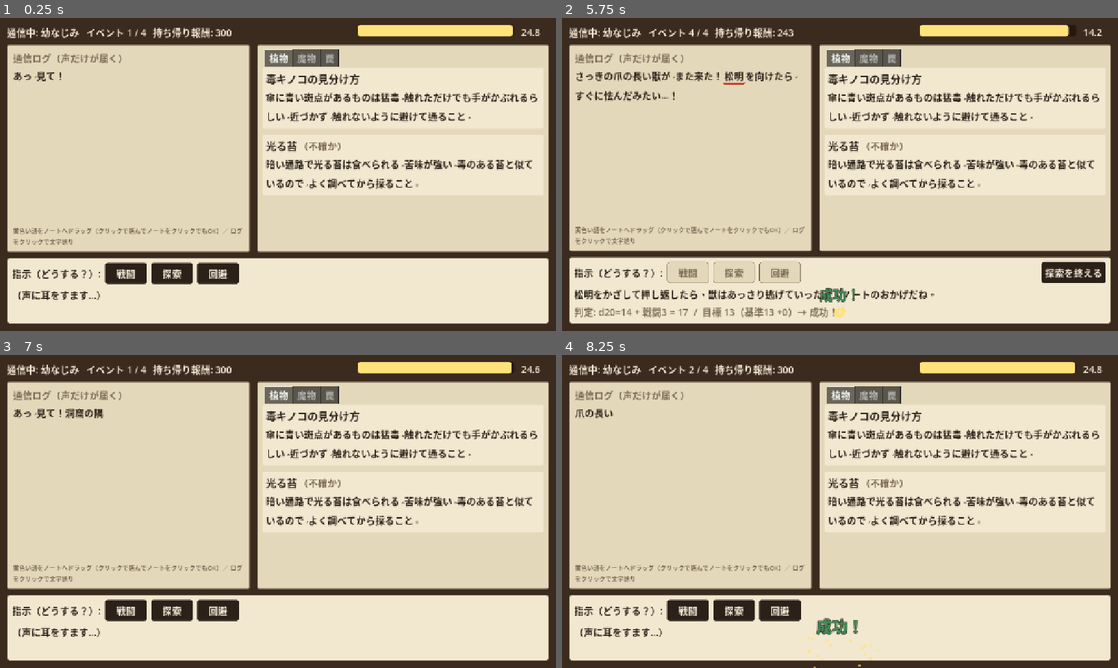
Above: before the commit, frames 1-4 (two rows, left to right).
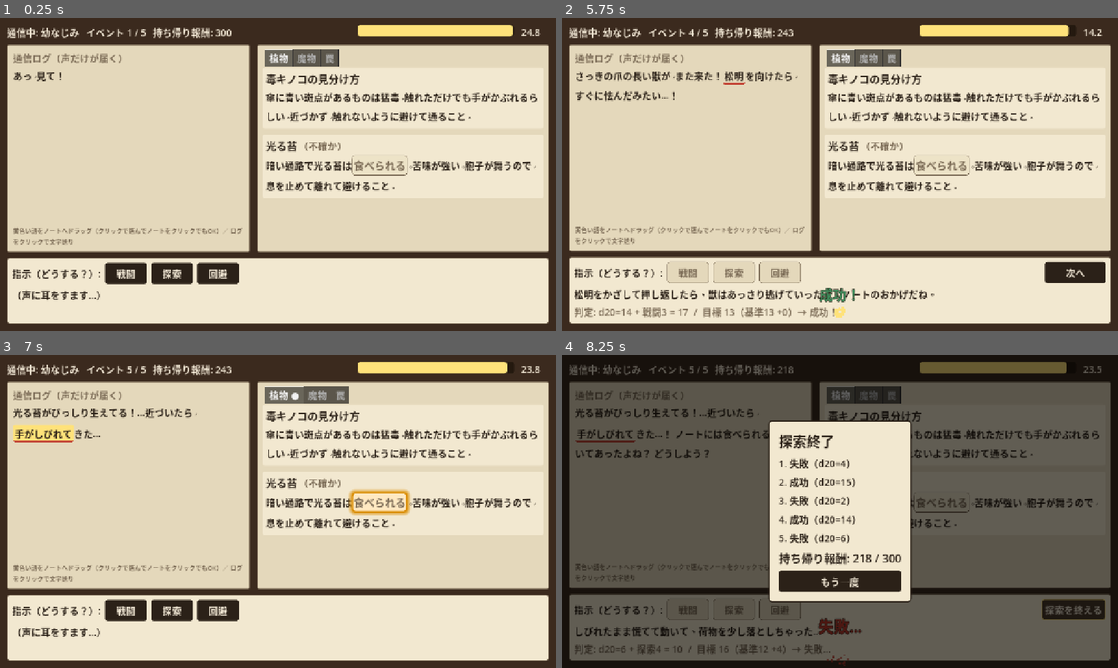
Above: after the commit, the same moments.

Repository: syamisenn99-lab/Game
Game: Godot game, scene res://scenes/matching_screen.tscn
Two runs of this game, one before a commit and one after it. Both use one fixed random seed, a clock stepped at 60 frames per second and the inputs below.
Inputs (mouse positions are in pixels of both pictures, inside the frame that each line leads up to):
- Up to frame 1 (0.25 s): no input
- Up to frame 2 (5.75 s): click "戦闘" at 0.5 s; click "次へ" at 1.25 s; click "探索" at 2 s; click "次へ" at 2.75 s; click "回避" at 3.5 s; click "次へ" at 4.25 s; click "戦闘" at 5 s
- Up to frame 3 (7 s): click "探索を終える" (after the commit: "次へ") at 5.75 s; click (278, 570) at 6.5 s, where only the run before the commit has a clickable "もう一度"
- Up to frame 4 (8.25 s): click "探索" at 7.25 s; click "次へ" (after the commit: "探索を終える") at 8 s

The runs differ from the first frame. In frame 1, 1.8% of the frame differs, in the area x 25-97%, y 3-56%; in frame 2, 2.0%; in frame 3, 3.7%; in frame 4, 90%, in the area x 0-100%, y 0-100%.

Commit message:
Add contradiction event: correct a wrong note entry from a report
Co-Authored-By: Claude Sonnet 5.5 <noreply@anthropic.com>
Claude-Session: https://claude.ai/code/session_01DXSyhC2LfiPCYbHqKMgMiF

Diff:
--- a/scripts/core/matching_state.gd
+++ b/scripts/core/matching_state.gd
@@ -17,6 +17,8 @@
 var filled_blanks: Dictionary = {}
 ## 穴 id -> それを持つノート項目 id
 var blank_owner: Dictionary = {}
+## 訂正箇所（ノートの記述が間違っているかもしれない場所）の id
+var fix_ids: Dictionary = {}
 var reward := Rules.INITIAL_REWARD
 var results: Array[Dictionary] = []
 
@@ -27,6 +29,8 @@
 	for entry in p_entries:
 		for blank_id in entry.blank_fills:
 			blank_owner[StringName(blank_id)] = entry.id
+		for fix_id in entry.fix_olds:
+			fix_ids[StringName(fix_id)] = true
 
 
 func has_next() -> bool:
@@ -58,6 +62,10 @@
 
 func is_blank(target_id: StringName) -> bool:
 	return blank_owner.has(target_id)
+
+
+func is_fix(target_id: StringName) -> bool:
+	return fix_ids.has(target_id)
 
 
 func is_blank_filled(blank_id: StringName) -> bool:
--- a/scripts/data/note_entry.gd
+++ b/scripts/data/note_entry.gd
@@ -1,32 +1,46 @@
 class_name NoteEntry
 extends Resource
-## ノートの1項目。本文中の "{blank:id}" が虫食いの穴になる。
+## ノートの1項目。本文中の記法で、書き換わる箇所を表す。
+##   "{blank:id}" … 虫食いの穴（最初は空欄）
+##   "{fix:id}"   … 間違っているかもしれない記述（最初は fix_olds の古い文が書いてあり、報告で訂正できる）
 
 @export var id: StringName
 @export var page: StringName
 @export var title: String
 @export_multiline var body: String
-## 穴 id -> 埋まったときに表示する語
+## 穴／訂正箇所の id -> 埋まった（訂正された）ときに表示する語
 @export var blank_fills: Dictionary = {}
+## 訂正箇所の id -> 最初に書いてある（間違っている）語
+@export var fix_olds: Dictionary = {}
 ## 0 = 不確か（又聞き）, 1 = 確定
 @export var reliability: int = 1
 
 
-## 本文を {text, blank} の断片列に分解する。blank が空でなければ穴。
+## 本文を {text, blank, fix} の断片列に分解する。blank / fix が空でなければ、そこが書き換わる箇所。
 func body_segments() -> Array[Dictionary]:
 	var out: Array[Dictionary] = []
 	var pos := 0
 	while pos < body.length():
-		var open := body.find("{blank:", pos)
+		var open_blank := body.find("{blank:", pos)
+		var open_fix := body.find("{fix:", pos)
+		var open := -1
+		var is_fix := false
+		if open_blank != -1 and (open_fix == -1 or open_blank < open_fix):
+			open = open_blank
+		elif open_fix != -1:
+			open = open_fix
+			is_fix = true
 		if open == -1:
-			out.append({"text": body.substr(pos), "blank": &""})
+			out.append({"text": body.substr(pos), "blank": &"", "fix": &""})
 			break
 		if open > pos:
-			out.append({"text": body.substr(pos, open - pos), "blank": &""})
+			out.append({"text": body.substr(pos, open - pos), "blank": &"", "fix": &""})
 		var close := body.find("}", open)
 		if close == -1:
-			out.append({"text": body.substr(open), "blank": &""})
+			out.append({"text": body.substr(open), "blank": &"", "fix": &""})
 			break
-		out.append({"text": "", "blank": StringName(body.substr(open + 7, close - open - 7))})
+		var prefix_len := 5 if is_fix else 7
+		var key := StringName(body.substr(open + prefix_len, close - open - prefix_len))
+		out.append({"text": "", "blank": &"" if is_fix else key, "fix": key if is_fix else &""})
 		pos = close + 1
 	return out
--- a/scripts/data/sample_data.gd
+++ b/scripts/data/sample_data.gd
@@ -14,8 +14,12 @@
 	var list: Array[NoteEntry] = []
 	list.append(_entry(&"mushroom_poison", &"plants", "毒キノコの見分け方",
 		"傘に青い斑点があるものは猛毒。触れただけでも手がかぶれるらしい。近づかず、触れないように避けて通ること。"))
-	list.append(_entry(&"glow_moss", &"plants", "光る苔",
-		"暗い通路で光る苔は食べられる。苦味が強い。毒のある苔と似ているので、よく調べてから採ること。", {}, 0))
+	# 又聞きの記述が間違っている例。報告と食い違ったとき、「食べられる」を訂正できる
+	var moss := _entry(&"glow_moss", &"plants", "光る苔",
+		"暗い通路で光る苔は{fix:moss_edible}。苦味が強い。胞子が舞うので、息を止めて離れて避けること。",
+		{&"moss_edible": "毒でしびれる"}, 0)
+	moss.fix_olds = {&"moss_edible": "食べられる"}
+	list.append(moss)
 	list.append(_entry(&"beast_claw", &"monsters", "鋭い爪の獣（第2層）",
 		"爪で獲物を引き裂く。{blank:beast_aversion}を極端に嫌うらしい。怯んだ隙に、正面から押し返して追い払える。",
 		{&"beast_aversion": "火"}, 0))
@@ -44,6 +48,7 @@
 		"台座を調べたら、裏にスイッチを見つけた！ 石像の目の光が消えたよ。",
 		"石像が動き出して、慌てて逃げ出した…荷物が少し落ちちゃった。"))
 	list.append(_event_beast_again())
+	list.append(_event_moss_contradiction())
 	return list
 
 
@@ -55,6 +60,16 @@
 		"松明で怯んだ…ってことは、火が苦手なんだ！ノートに書いておくね。",
 		"火を突きつけながら押し返したら、獣は唸って去っていったよ。",
 		"押し切れなくて、飛びかかられて荷物の一部を落としちゃった…")
+
+
+## 食い違い: ノートには「食べられる」とあるが、報告では触ってしびれた。ノートを訂正して、回避を選ぶ。
+static func _event_moss_contradiction() -> EventDef:
+	return _event(&"e5_moss",
+		"光る苔がびっしり生えてる！…近づいたら、[kw:numb]手がしびれて[/kw]きた…！ ノートには食べられるって書いてあったよね？ どうしよう？",
+		&"evade", 12, {&"numb": &"moss_edible"},
+		"しびれるなんて…ノートが間違ってた。「毒でしびれる」に直しておくね。",
+		"息を止めて苔から離れたら、しびれもすぐに治まったよ。",
+		"しびれたまま慌てて動いて、荷物を少し落としちゃった…")
 
 
 ## 2匹目の獣。2つ目のイベントで「火」を埋めていれば、照合済みの状態で始まる（ノートが育った効果）。
--- a/scripts/ui/blank_slot.gd
+++ b/scripts/ui/blank_slot.gd
@@ -9,19 +9,27 @@
 enum Hint { NONE, DRAGGING, HOVER }
 
 const SLOT_SIZE := Vector2(150, 52)
+const FIX_SLOT_SIZE := Vector2(120, 46)
+const SUSPECT_COLOR := Color("d98b00")
 
 var blank_id: StringName
 var fill_text := ""
 var filled := false
 var hint := Hint.NONE
+## 訂正箇所なら、最初に書いてある（間違っているかもしれない）語。空なら通常の虫食い穴
+var old_text := ""
+## 報告とノートが食い違っていて、訂正できそうなとき
+var suspect := false
 var _label: Label
 var _pulse: Tween
+var _suspect_tween: Tween
 
 
-func setup(id: StringName, fill: String, is_filled: bool) -> void:
+func setup(id: StringName, fill: String, is_filled: bool, p_old_text: String = "") -> void:
 	blank_id = id
 	fill_text = fill
-	custom_minimum_size = SLOT_SIZE
+	old_text = p_old_text
+	custom_minimum_size = FIX_SLOT_SIZE if is_fix() else SLOT_SIZE
 	mouse_filter = Control.MOUSE_FILTER_STOP
 	_label = Label.new()
 	_label.mouse_filter = Control.MOUSE_FILTER_IGNORE
@@ -34,8 +42,22 @@
 	set_filled(is_filled)
 
 
+func is_fix() -> bool:
+	return old_text != ""
+
+
 func set_filled(value: bool) -> void:
 	filled = value
+	if filled:
+		suspect = false
+	_refresh()
+
+
+## 食い違いの候補として、オレンジに脈打たせる（訂正箇所のみ）
+func set_suspect(value: bool) -> void:
+	if not is_fix() or filled:
+		value = false
+	suspect = value
 	_refresh()
 
 
@@ -62,12 +84,19 @@
 		_label.text = fill_text
 		_label.add_theme_font_size_override("font_size", 28)
 		_label.add_theme_color_override("font_color", Palette.HILITE_LINE)
+	elif is_fix():
+		# 鉛筆書きの古い記述。報告と食い違うと分かれば、訂正できる
+		_label.text = old_text
+		_label.add_theme_font_size_override("font_size", 24)
+		_label.add_theme_color_override("font_color", Palette.INK if hint == Hint.HOVER else Palette.INK_FAINT)
 	else:
 		# 文字は変えず、枠の光り方だけで知らせる
 		_label.text = "？？？"
 		_label.add_theme_font_size_override("font_size", 26)
 		_label.add_theme_color_override("font_color", Palette.INK if hint == Hint.HOVER else Palette.INK_FAINT)
-	add_theme_stylebox_override("panel", _make_style())
+	var sb := _make_style()
+	add_theme_stylebox_override("panel", sb)
+	_update_suspect_pulse(sb)
 
 
 func _make_style() -> StyleBoxFlat:
@@ -85,9 +114,26 @@
 		sb = Palette.box(Color(0.82, 0.88, 0.97), Palette.DROP_HINT, 3, 8, 4.0)
 		sb.shadow_color = Color(0.18, 0.43, 0.71, 0.45)
 		sb.shadow_size = 8
+	elif suspect:
+		# 食い違いの候補: オレンジの枠
+		sb = Palette.box(Color("ffe9c2"), SUSPECT_COLOR, 3, 8, 4.0)
+		sb.shadow_color = Color(0.85, 0.55, 0.0, 0.8)
+		sb.shadow_size = 6
+	elif is_fix():
+		sb = Palette.box(Color(0.93, 0.89, 0.78), Palette.INK_FAINT, 1, 6, 4.0)
 	else:
 		sb = Palette.box(Color(0.85, 0.8, 0.68), Palette.INK_FAINT, 2, 8, 4.0)
 	return sb
+
+
+func _update_suspect_pulse(sb: StyleBoxFlat) -> void:
+	if _suspect_tween != null:
+		_suspect_tween.kill()
+		_suspect_tween = null
+	if suspect and not filled and hint == Hint.NONE:
+		_suspect_tween = create_tween().set_loops()
+		_suspect_tween.tween_property(sb, "shadow_size", 18, 0.5).set_trans(Tween.TRANS_SINE)
+		_suspect_tween.tween_property(sb, "shadow_size", 5, 0.5).set_trans(Tween.TRANS_SINE)
 
 
 func _start_pulse() -> void:
--- a/scripts/ui/matching_screen.gd
+++ b/scripts/ui/matching_screen.gd
@@ -37,6 +37,7 @@
 var _cmd_panel: PanelContainer
 var _cmd_pulse: Tween
 var _cmd_hint_active := false
+var _tab_base_titles: Array[String] = []
 
 
 func _ready() -> void:
@@ -225,6 +226,8 @@
 		view.target_clicked.connect(_on_target_clicked)
 		(pages[entry.page] as VBoxContainer).add_child(view)
 		_entry_views[entry.id] = view
+	for i in _tabs.get_tab_count():
+		_tab_base_titles.append(_tabs.get_tab_title(i))
 
 
 # ---------------------------------------------------------------- イベント進行
@@ -247,6 +250,7 @@
 	_reward_label.text = "持ち帰り報酬: %d" % int(state.reward)
 	_timer_bar.max_value = state.current.time_limit
 	_update_timer_ui()
+	_refresh_suspects()
 	if state.auto_matched:
 		_announce_known_note()
 
@@ -318,6 +322,33 @@
 	_timer_bar.modulate = Color(1.0, 0.55, 0.5) if low else Color.WHITE
 
 
+## ノートと報告が食い違っていて訂正できる箇所を、オレンジに脈打たせる。
+## 別のタブにあるときは、タブ名に「●」を付けて場所を知らせる。
+func _refresh_suspects() -> void:
+	_clear_suspects()
+	if state.current == null or state.resolved:
+		return
+	for target in state.current.keyword_targets.values():
+		var target_id := StringName(target)
+		if not state.is_fix(target_id) or state.is_blank_filled(target_id):
+			continue
+		var view := _view_for_target(target_id)
+		if view == null or not view.slots.has(target_id):
+			continue
+		(view.slots[target_id] as BlankSlot).set_suspect(true)
+		for i in _tabs.get_tab_count():
+			if _tabs.get_tab_control(i).is_ancestor_of(view):
+				_tabs.set_tab_title(i, _tab_base_titles[i] + " ●")
+
+
+func _clear_suspects() -> void:
+	for i in _tabs.get_tab_count():
+		_tabs.set_tab_title(i, _tab_base_titles[i])
+	for view: NoteEntryView in _entry_views.values():
+		for slot: BlankSlot in view.slots.values():
+			slot.set_suspect(false)
+
+
 ## 以前に埋めた虫食いのおかげで、照合済みで始まったとき: 該当の項目を見せて、すぐ指示へ誘導する
 func _announce_known_note() -> void:
 	var blank_id := state.current.known_blank
@@ -414,7 +445,7 @@
 			_line_label.text = state.current.correct_line
 			var at := get_global_mouse_position()
 			if view != null:
-				view.show_stamp(true, true)
+				view.show_stamp(true, true, "訂正済" if state.is_fix(target_id) else "照合済")
 				view.flash(Color(0.7, 1.0, 0.75))
 				view.pop()
 				if state.is_blank(target_id) and view.slots.has(target_id):
@@ -424,8 +455,9 @@
 					at = slot.get_global_rect().get_center()
 			Effects.burst(_overlay, at, Palette.HILITE_BG, 32)
 			Effects.burst(_overlay, at, Palette.OK, 14)
-			Effects.float_text(_overlay, "照合！", at + Vector2(0, -24), Palette.OK)
+			Effects.float_text(_overlay, "訂正！" if state.is_fix(target_id) else "照合！", at + Vector2(0, -24), Palette.OK)
 			_set_command_hint(true)
+			_refresh_suspects()
 		MatchingState.DropResult.MISMATCH:
 			_line_label.text = "うーん、ここじゃない気がする…（時間が %.1f 秒減った）" % Rules.MISMATCH_PENALTY_SEC
 			var at := get_global_mouse_position()
@@ -455,6 +487,7 @@
 		return
 	_phase = Phase.ROLLING
 	_set_command_hint(false)
+	_clear_suspects()
 	_reveal_all()
 	_deselect_chip()
 	for chip in _chips:
--- a/scripts/ui/note_entry_view.gd
+++ b/scripts/ui/note_entry_view.gd
@@ -59,10 +59,12 @@
 	flow.mouse_filter = Control.MOUSE_FILTER_IGNORE
 	vbox.add_child(flow)
 	for seg in entry.body_segments():
-		if seg["blank"] != &"":
-			var blank_id: StringName = seg["blank"]
+		if seg["blank"] != &"" or seg["fix"] != &"":
+			var is_fix: bool = seg["fix"] != &""
+			var blank_id: StringName = seg["fix"] if is_fix else seg["blank"]
 			var slot := BlankSlot.new()
-			slot.setup(blank_id, str(entry.blank_fills.get(blank_id, "？")), filled_blanks.has(blank_id))
+			slot.setup(blank_id, str(entry.blank_fills.get(blank_id, "？")), filled_blanks.has(blank_id),
+				str(entry.fix_olds.get(blank_id, "")) if is_fix else "")
 			slot.keyword_dropped.connect(func(kw: StringName, target: StringName) -> void: keyword_dropped.emit(kw, target))
 			slot.target_clicked.connect(func(target: StringName) -> void: target_clicked.emit(target))
 			flow.add_child(slot)
@@ -76,7 +78,8 @@
 				flow.add_child(label)
 
 
-func show_stamp(value: bool, animated: bool = false) -> void:
+func show_stamp(value: bool, animated: bool = false, text: String = "照合済") -> void:
+	_stamp.text = text
 	_stamp.visible = value
 	if value and animated:
 		_stamp.reset_size()
--- a/tests/run_tests.gd
+++ b/tests/run_tests.gd
@@ -105,6 +105,21 @@
 	_check(not s7.matched and not s7.auto_matched, "state: without the note the fourth event is not pre-matched")
 	_check(s7.drop(&"torch", &"beast_aversion") == MatchingState.DropResult.MATCHED, "state: the fourth event can still be matched by hand")
 
+	# 食い違い: 訂正は記述が間違っている箇所にだけ入り、ずっと残る
+	var s8 := _new_state()
+	for i in 5:
+		s8.begin_next_event()
+	_check(s8.current.id == &"e5_moss" and s8.is_fix(&"moss_edible"), "state: fifth event targets a fix spot")
+	_check(s8.drop(&"numb", &"glow_moss") == MatchingState.DropResult.MISMATCH, "state: the entry itself is not the fix spot")
+	_check(s8.drop(&"numb", &"moss_edible") == MatchingState.DropResult.MATCHED, "state: the fix spot accepts the keyword")
+	_check(s8.is_blank_filled(&"moss_edible"), "state: the correction is remembered")
+	var seg_note := SampleData.entries()[1]
+	var kinds := 0
+	for seg in seg_note.body_segments():
+		if seg["fix"] != &"":
+			kinds += 1
+	_check(kinds == 1, "note: the moss body has one fix spot")
+
 	# 時間切れは一度だけ通知される
 	var s4 := _new_state()
 	s4.begin_next_event()
@@ -185,6 +200,31 @@
 	screen._on_stat_chosen(&"battle")
 	await create_timer(1.0).timeout
 	_check(screen.state.results.size() == 4, "ui: fourth event resolved")
+
+	# 5つ目: ノートと報告の食い違い（訂正）
+	screen._start_next_event()
+	await _frames(3)
+	screen._reveal_all()
+	await _frames(2)
+	_check(screen.state.current.id == &"e5_moss" and not screen.state.matched, "ui: fifth event starts unmatched")
+	var moss: NoteEntryView = screen._entry_views[&"glow_moss"]
+	var fix_slot: BlankSlot = moss.slots[&"moss_edible"]
+	_check(fix_slot.is_fix() and fix_slot._label.text == "食べられる", "ui: the note still says it is edible")
+	_check(fix_slot.suspect, "ui: the contradicting spot is marked as suspect")
+	_check(screen._tabs.get_tab_title(0).ends_with("●"), "ui: the plants tab is marked (%s)" % screen._tabs.get_tab_title(0))
+	_check(fix_slot.size.x >= 100.0 and fix_slot.size.y >= 40.0, "ui: the fix slot is easy to hit (%s)" % fix_slot.size)
+	screen._on_keyword_dropped(&"numb", &"glow_moss")
+	_check(not screen.state.matched, "ui: dropping on the entry body is a mismatch")
+	screen._on_keyword_dropped(&"numb", &"moss_edible")
+	await _frames(3)
+	_check(screen.state.matched and fix_slot.filled, "ui: the correction is accepted")
+	_check(fix_slot._label.text == "毒でしびれる", "ui: the note is rewritten (%s)" % fix_slot._label.text)
+	_check(moss._stamp.visible and moss._stamp.text == "訂正済", "ui: the stamp says corrected (%s)" % moss._stamp.text)
+	_check(not fix_slot.suspect and screen._tabs.get_tab_title(0) == "植物", "ui: suspect marks are cleared after the correction")
+	_check(screen._cmd_hint_active, "ui: command panel lights up after the correction")
+	screen._on_stat_chosen(&"evade")
+	await create_timer(1.0).timeout
+	_check(screen.state.results.size() == 5, "ui: fifth event resolved")
 	screen._start_next_event()
 	await _frames(2)
 	_check(screen._phase == MatchingScreen.Phase.SUMMARY, "ui: summary after the last event")
Not shown, changed: docs/MVP_MATCHING_SCREEN.md
